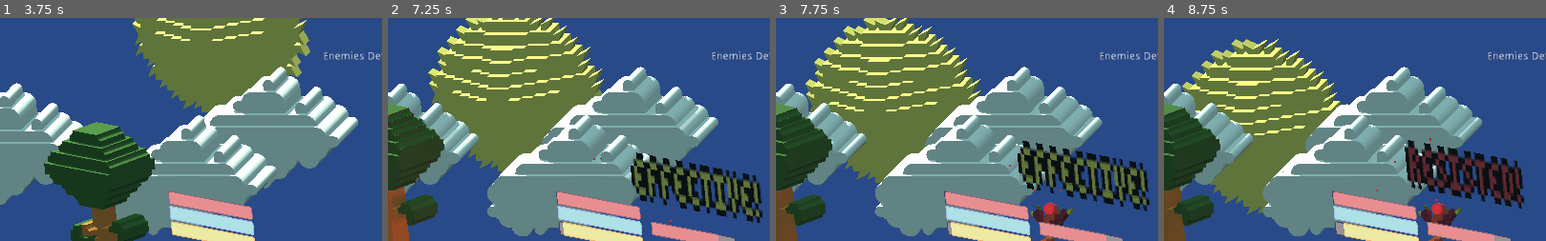
Above: before the commit, frames 1-4 (left to right).
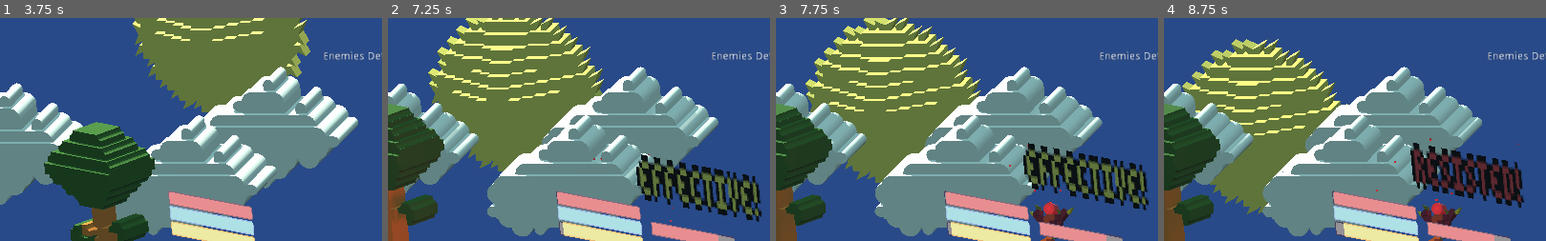
Above: after the commit, the same moments.

Repository: matt-cles/item-assistant
Game: Godot game, scene res://scenes/Main.tscn
Two runs of this game, one before a commit and one after it. Both use one fixed random seed, a clock stepped at 60 frames per second and the inputs below.
Inputs (mouse positions are % of the whole screen's width and height, from its top left):
- Up to frame 1 (3.75 s): click "Start Game" at 0.5 s; tap Enter (ui_accept) at 1.25, 1.52, 2.27 s; move the mouse to (72, 45) at 1.27 s; hold Right (ui_right) 1.28-2.03 s; move the mouse to (30, 55) at 2.02 s; hold Left (ui_left) 2.03-2.78 s; move the mouse to (60, 28) at 2.77 s; hold Right (ui_right) from 2.78 s (still down); move the mouse to (45, 70) at 3.52 s
- Up to frame 2 (7.25 s): tap Enter (ui_accept) at 3.77, 4.52, 5.27, 6.77 s; move the mouse to (80, 65) at 4.27 s; release Right (ui_right) at 4.28 s; hold Left (ui_left) 4.28-6.53 s; move the mouse to (20, 35) at 5.02 s; move the mouse to (55, 50) at 5.77 s; move the mouse to (35, 25) at 6.52 s; hold Right (ui_right) from 6.53 s (still down)
- Up to frame 3 (7.75 s): keep holding Right (ui_right); move the mouse to (72, 45) at 7.27 s; tap Enter (ui_accept) at 7.52 s
- Up to frame 4 (8.75 s): keep holding Right (ui_right); move the mouse to (30, 55) at 8.02 s; tap Enter (ui_accept) at 8.27 s
The pictures show only the part of the screen within x 1-51%, y 0-50%; the shares and areas given below are measured in that part.

Frame 1 is identical in both runs. In frame 2, 3.9% of the frame differs, in the area x 63-98%, y 60-92%; in frame 3, 3.9%, in the area x 63-98%, y 55-87%; in frame 4, 3.4%.

Commit message:
change models for Red and Blue Human enemies

Diff:
--- a/scenes/Enemy.tscn
+++ b/scenes/Enemy.tscn
@@ -27,6 +27,9 @@
 [ext_resource path="res://color_scheme/peach.tres" type="Material" id=25]
 [ext_resource path="res://color_scheme/purple.tres" type="Material" id=26]
 [ext_resource path="res://assets/characters/character-4.obj" type="ArrayMesh" id=27]
+[ext_resource path="res://assets/characters/character-2.obj" type="ArrayMesh" id=28]
+[ext_resource path="res://color_scheme/white.tres" type="Material" id=29]
+[ext_resource path="res://assets/characters/character-3.obj" type="ArrayMesh" id=30]
 
 [sub_resource type="QuadMesh" id=1]
 
@@ -63,7 +66,7 @@
 }
 
 [node name="EffectivenessSpawn" type="Spatial" parent="StatusBars"]
-transform = Transform( 0.999907, 0, 0, 0, 0.226563, 0, 0, 0, 0.999999, 0.202127, 0.723157, 0.580141 )
+transform = Transform( 0.949686, 0, 0, 0, 0.215184, 0, 0, 0, 0.949774, 0.202127, 0.723157, 0.580141 )
 
 [node name="EffectivenessVisualizer" type="MeshInstance" parent="StatusBars/EffectivenessSpawn"]
 transform = Transform( 1.97441, 0, 0, 0, 1.97441, 0, 0, 0, 1, 0, 0, 0 )
@@ -88,20 +91,19 @@
 [node name="RedHuman" type="MeshInstance" parent="pivot/Meshes"]
 transform = Transform( 0.1, 0, 0, 0, 0.1, 0, 0, 0, 0.1, 0, 0, 0 )
 visible = false
-mesh = ExtResource( 1 )
-material/0 = ExtResource( 6 )
-material/1 = ExtResource( 14 )
-material/2 = ExtResource( 15 )
-material/3 = ExtResource( 16 )
+mesh = ExtResource( 30 )
+material/0 = ExtResource( 29 )
+material/1 = ExtResource( 16 )
+material/2 = ExtResource( 6 )
+material/3 = ExtResource( 14 )
 
 [node name="BlueHuman" type="MeshInstance" parent="pivot/Meshes"]
 transform = Transform( 0.1, 0, 0, 0, 0.1, 0, 0, 0, 0.1, 0, 0, 0 )
-visible = false
-mesh = ExtResource( 1 )
-material/0 = ExtResource( 15 )
-material/1 = ExtResource( 17 )
-material/2 = ExtResource( 18 )
-material/3 = ExtResource( 19 )
+mesh = ExtResource( 28 )
+material/0 = ExtResource( 17 )
+material/1 = ExtResource( 19 )
+material/2 = ExtResource( 15 )
+material/3 = ExtResource( 18 )
 
 [node name="OrangeTallGuy" type="MeshInstance" parent="pivot/Meshes"]
 transform = Transform( 0.1, 0, 0, 0, 0.1, 0, 0, 0, 0.1, 0, 0, 0 )
@@ -114,6 +116,7 @@
 
 [node name="goblin-1" type="MeshInstance" parent="pivot/Meshes"]
 transform = Transform( 0.1, 0, 0, 0, 0.1, 0, 0, 0, 0.1, 0, 0, 0 )
+visible = false
 mesh = ExtResource( 21 )
 material/0 = ExtResource( 18 )
 material/1 = ExtResource( 6 )
@@ -128,7 +131,7 @@
 material/2 = ExtResource( 24 )
 
 [node name="RightHand" type="Spatial" parent="pivot"]
-transform = Transform( -0.0219959, -0.772121, -0.635095, 0.130085, 0.627638, -0.76756, 0.991259, -0.0994995, 0.0866358, -0.364854, -0.0331169, -0.356495 )
+transform = Transform( 0.309922, -0.901993, -0.300596, 0.927871, 0.355905, -0.111299, 0.207374, -0.24442, 0.947235, -0.801891, 0.156782, -0.109556 )
 
 [node name="HandMeshes" type="Spatial" parent="pivot/RightHand"]
 transform = Transform( 1, 0, 7.45058e-09, 0, 1, 1.67638e-08, 7.45058e-09, 5.58794e-09, 1, 0, 0, 0 )
@@ -147,7 +150,6 @@
 
 [node name="BlueHuman" type="MeshInstance" parent="pivot/RightHand/HandMeshes"]
 transform = Transform( 0.07, -9.31323e-10, 0, -2.79397e-09, 0.07, 1.49012e-08, -9.31323e-10, 2.85218e-09, 0.07, 0, 0, 0 )
-visible = false
 mesh = SubResource( 2 )
 material/0 = ExtResource( 19 )
 
@@ -165,6 +167,7 @@
 
 [node name="goblin-2" type="MeshInstance" parent="pivot/RightHand/HandMeshes"]
 transform = Transform( 0.07, -1.39698e-09, 9.31323e-10, -2.32831e-09, 0.07, 1.49012e-08, 4.65661e-10, 2.96859e-09, 0.07, 0, 0, 0 )
+visible = false
 mesh = SubResource( 2 )
 material/0 = ExtResource( 23 )
 
Not shown: 1 places in scenes/Enemy.tscn that only renumber resources
